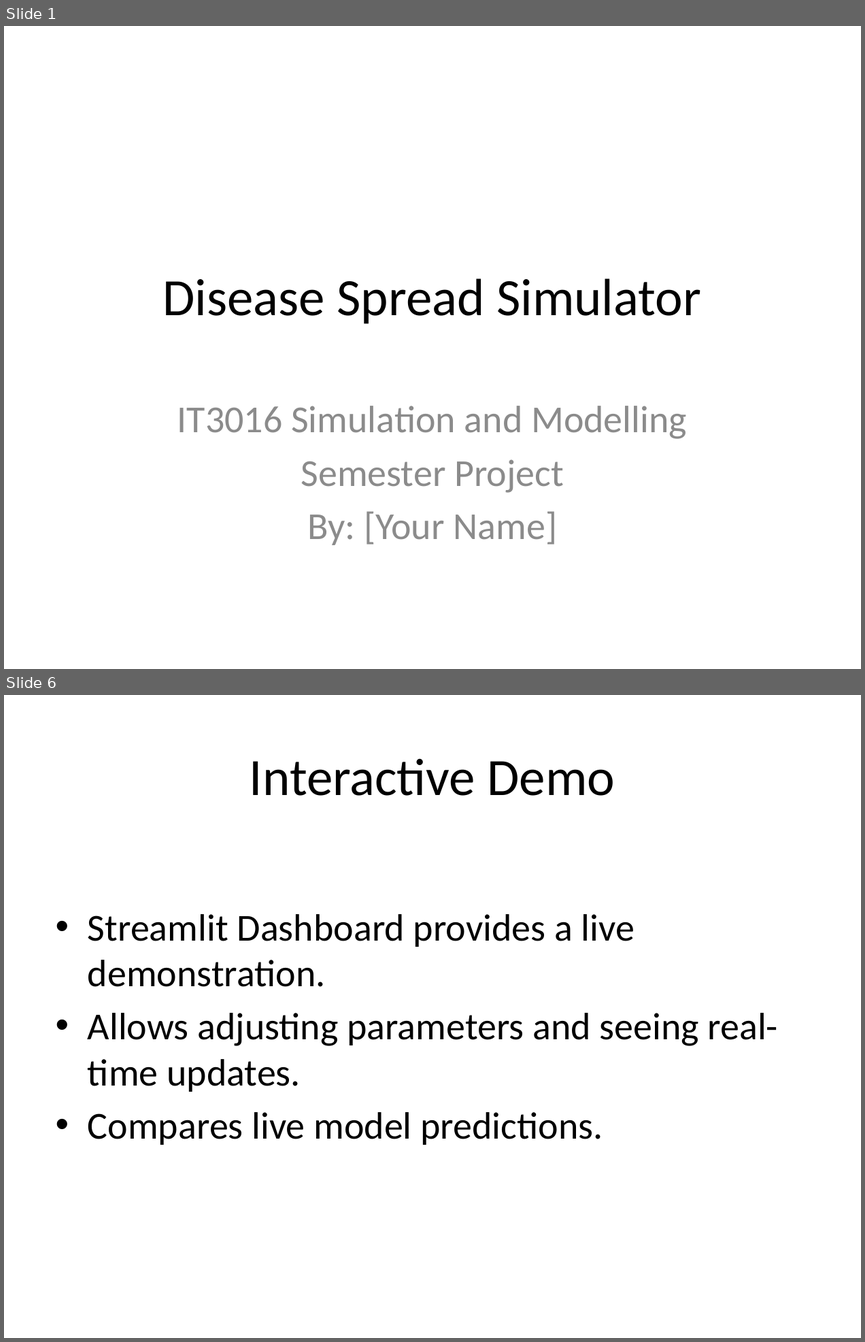
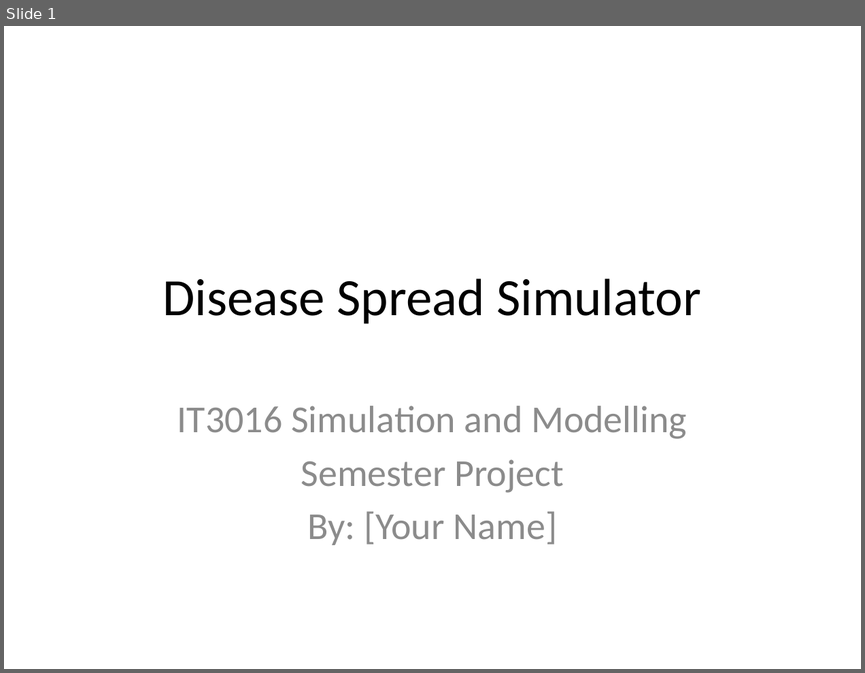
Before and after one commit to Huzyefahwasim/Disease-spread-, a slide deck: docs/Presentation_Slides.pptx. Shown one above the other, each under a label of ours: slides 1 and 6 before the commit, slide 1 after it; the slides between them are not shown. The pictures are 865x1342 and 865x673 pixels, drawn with LibreOffice and Linux fonts; fonts in the diff are those of the drawing. Boxes give left, top, right and bottom in pixels: in the first picture for what was removed or moved away, otherwise in the second. Text is boxed around its words. In the diff, an @@ line names an element or a change of style, - is before the commit and + after.

```diff
--- a/docs/Presentation_Slides.pptx
+++ b/docs/Presentation_Slides.pptx
@@ slide 6 removed at (x1=4, y1=695, x2=861, y2=1338), background #FFFFFF @@
@@ title removed at (x1=249, y1=758, x2=615, y2=796) @@
-Interactive Demo
@@ text removed at (x1=88, y1=914, x2=777, y2=1144) @@
-• Streamlit Dashboard provides a live demonstration.
-• Allows adjusting parameters and seeing real-time updates.
-• Compares live model predictions.
```
Also in this commit, not shown: 5 slides changed, 6 slides added.
